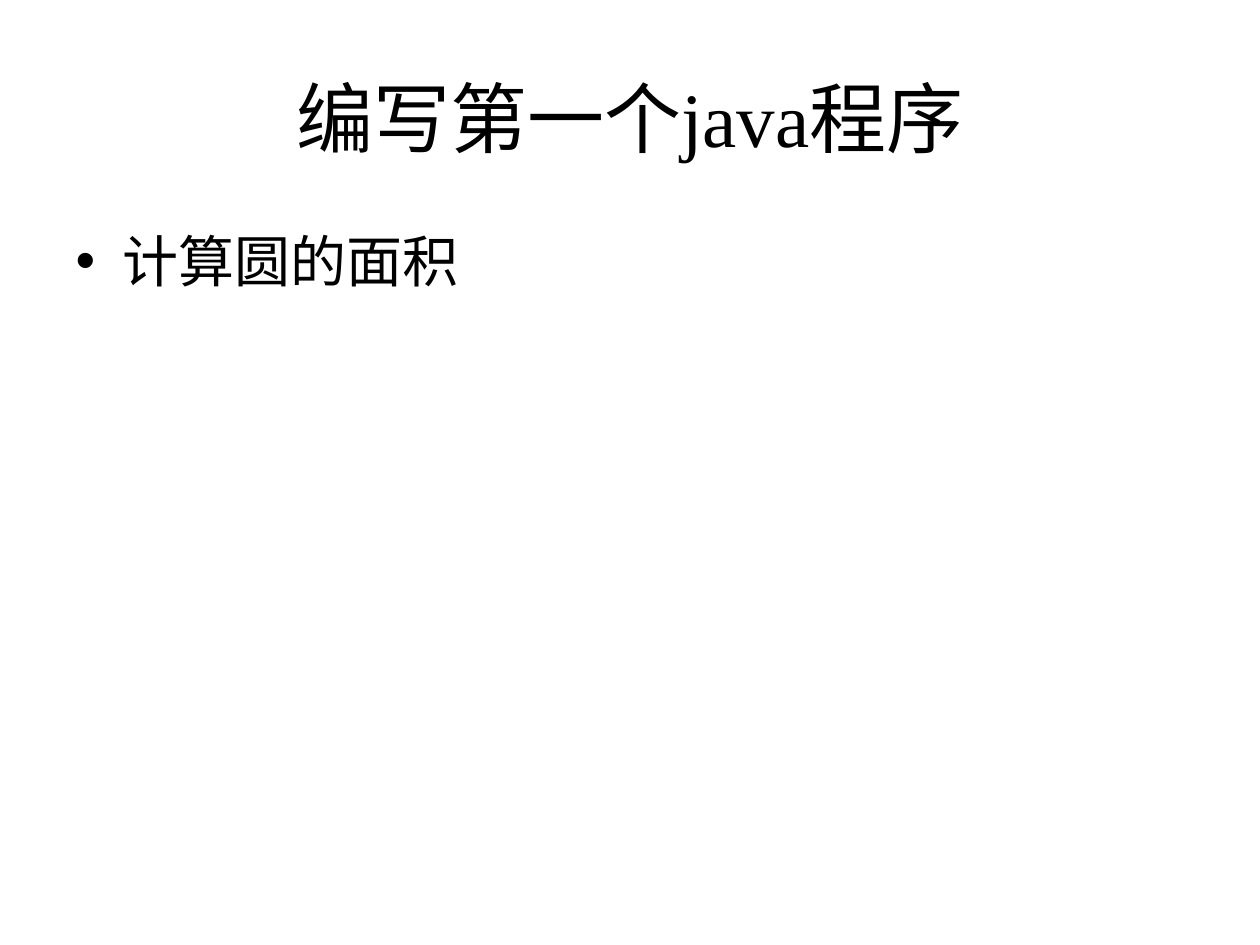
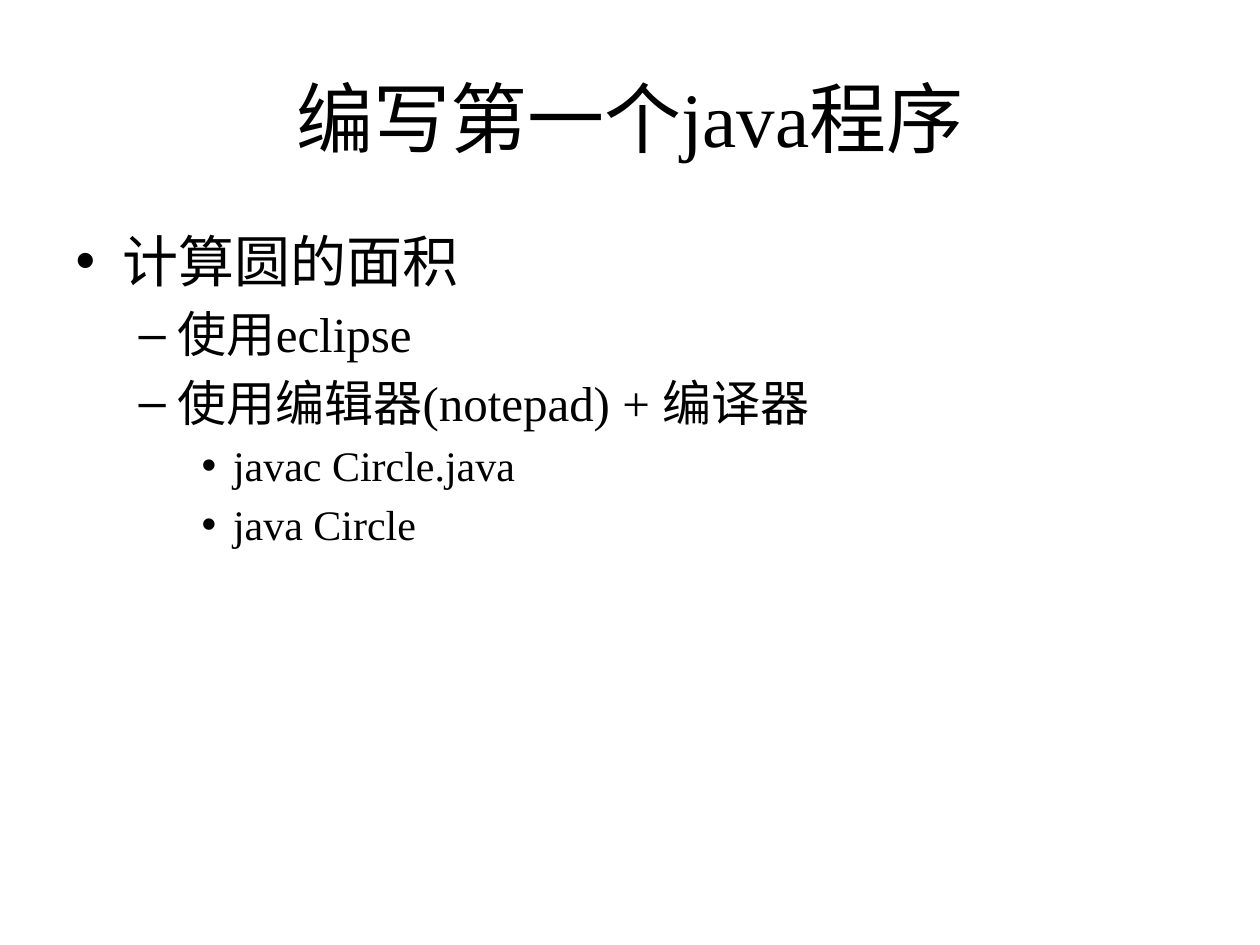
Before and after one commit to zhutao2015/JavaCourse, a slide deck: slide 5 of lesson6/Java-basic.pptx. Drawn at 1260x945 pixels with LibreOffice and Linux fonts; fonts in the diff are those of the drawing. Boxes give left, top, right and bottom in pixels: in the first picture for what was removed or moved away, otherwise in the second. Text is boxed around its words. In the diff, an @@ line names an element or a change of style, - is before the commit and + after.

Commit message:
update ppt

```diff
--- a/lesson6/Java-basic.pptx
+++ b/lesson6/Java-basic.pptx
@@ text at [178,311,809,549]: paragraphs added @@
+  – 使用eclipse
+  – 使用编辑器(notepad) + 编译器
+    • javac Circle.java
+    • java Circle
```
Also in this commit, not shown: 1 other file.
